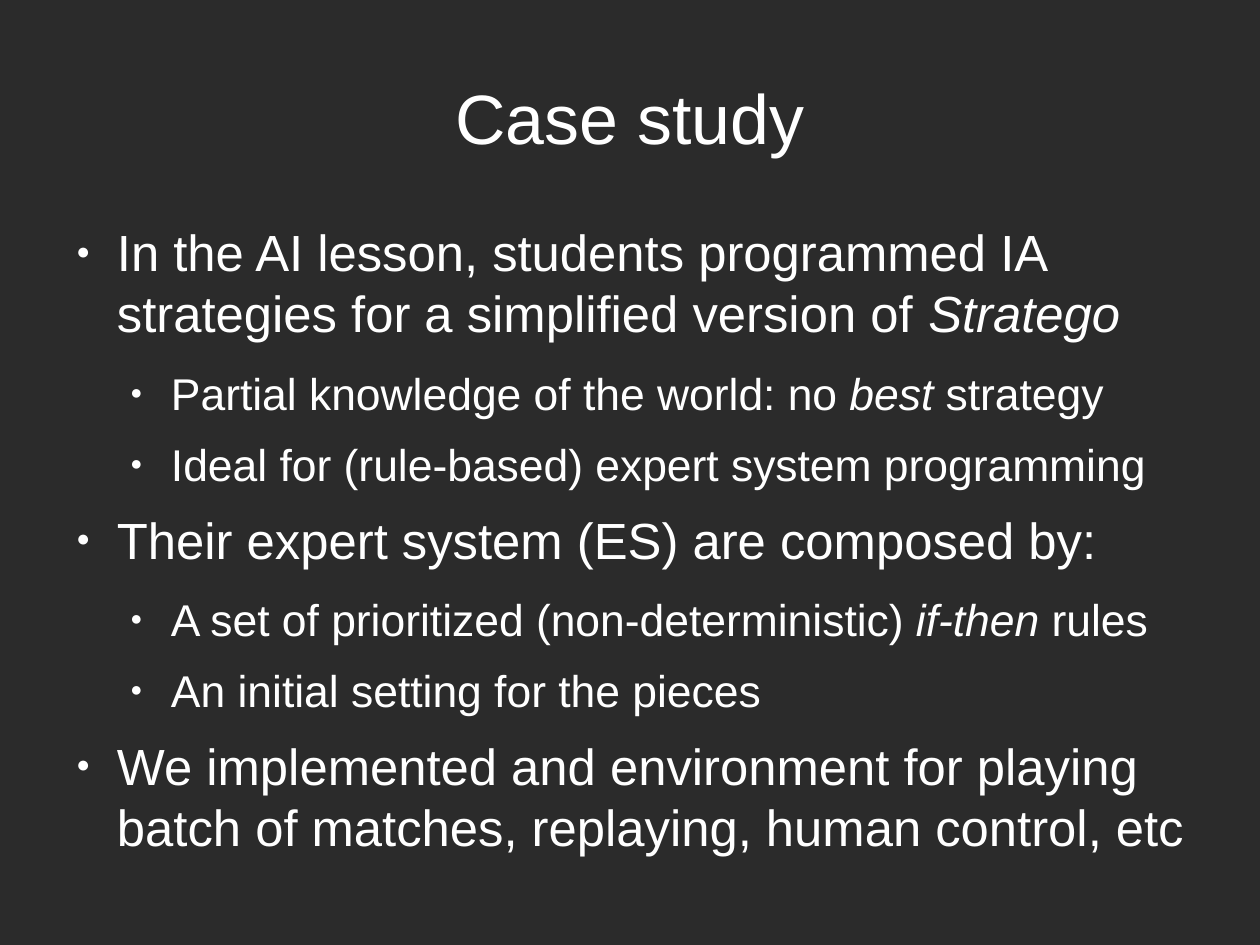
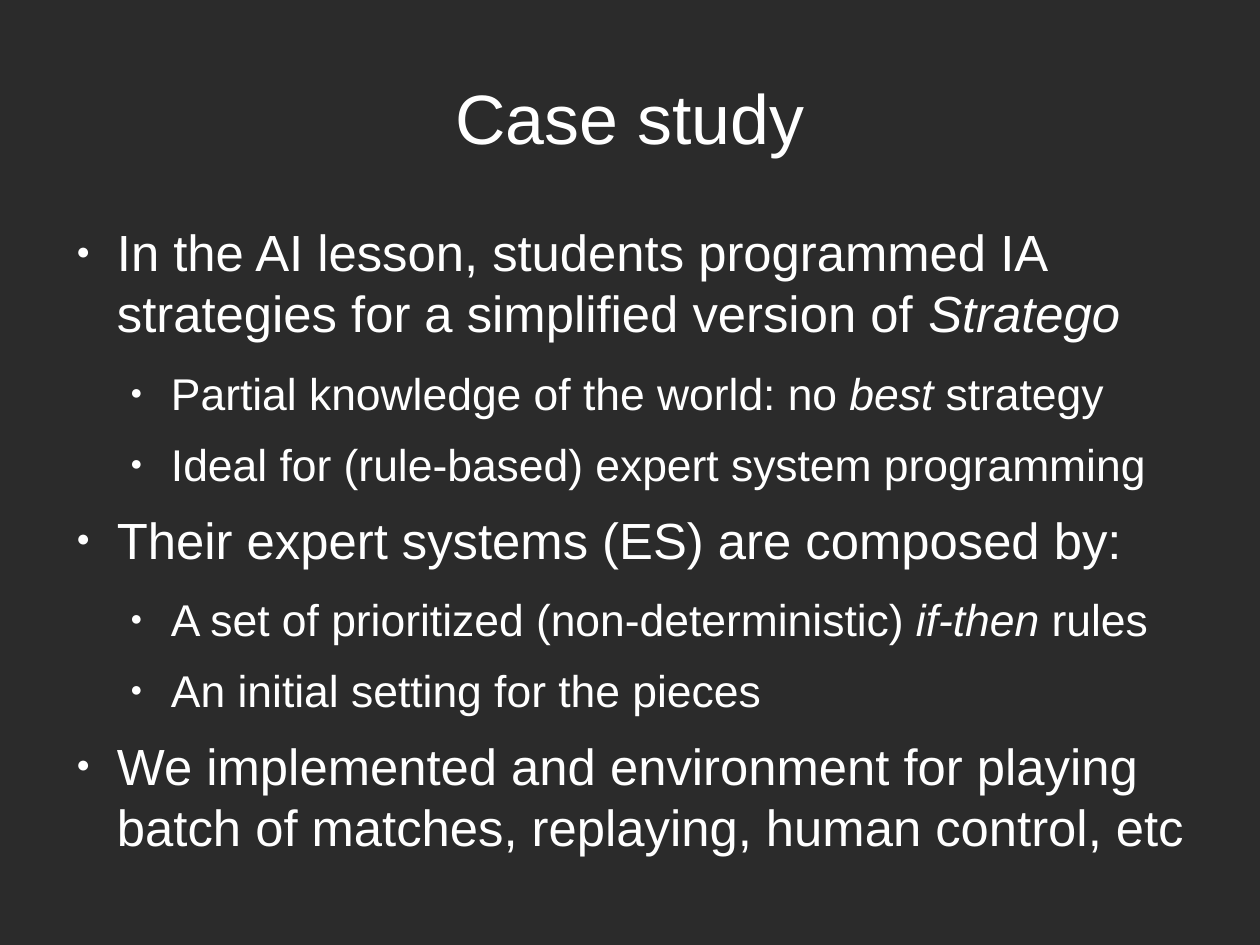
Before and after one commit to rompehielos013013013/gsiege, a slide deck: slide 11 of presentacion/Brunel2014/assessingCompetitions.odp. Drawn at 1260x945 pixels with LibreOffice and Linux fonts; fonts in the diff are those of the drawing; background and template pictures are left out; a plain dark background stands for a picture behind light text. Boxes give left, top, right and bottom in pixels: in the first picture for what was removed or moved away, otherwise in the second. Text is boxed around its words. In the diff, an @@ line names an element or a change of style, - is before the commit and + after.

```diff
--- a/presentacion/Brunel2014/assessingCompetitions.odp
+++ b/presentacion/Brunel2014/assessingCompetitions.odp
@@ text at (117, 522, 1122, 569): text changed @@
-● Their expert system (ES) are composed by:
+● Their expert systems (ES) are composed by:
```
Also in this commit, not shown: 10 other slides changed, 3 slides added.
